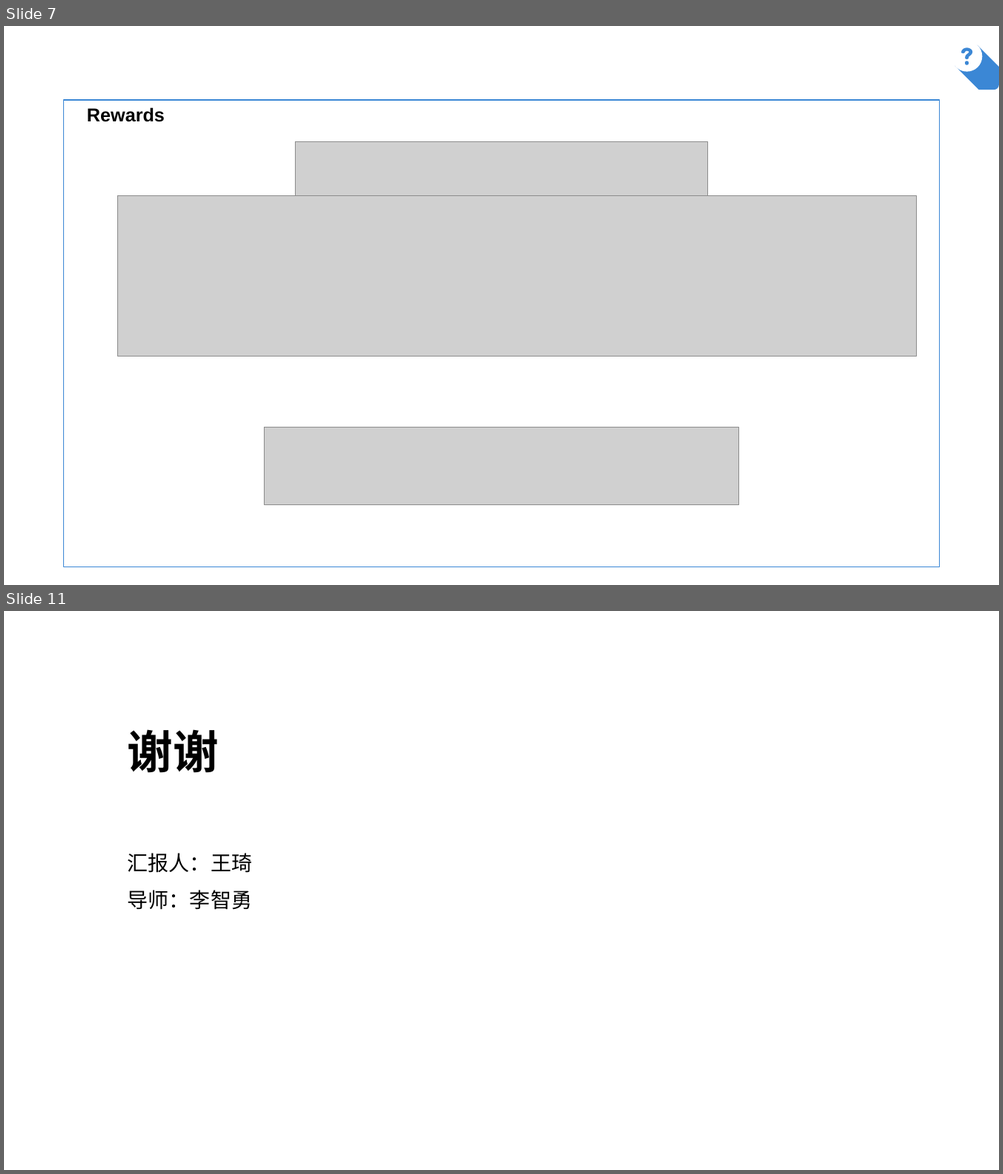
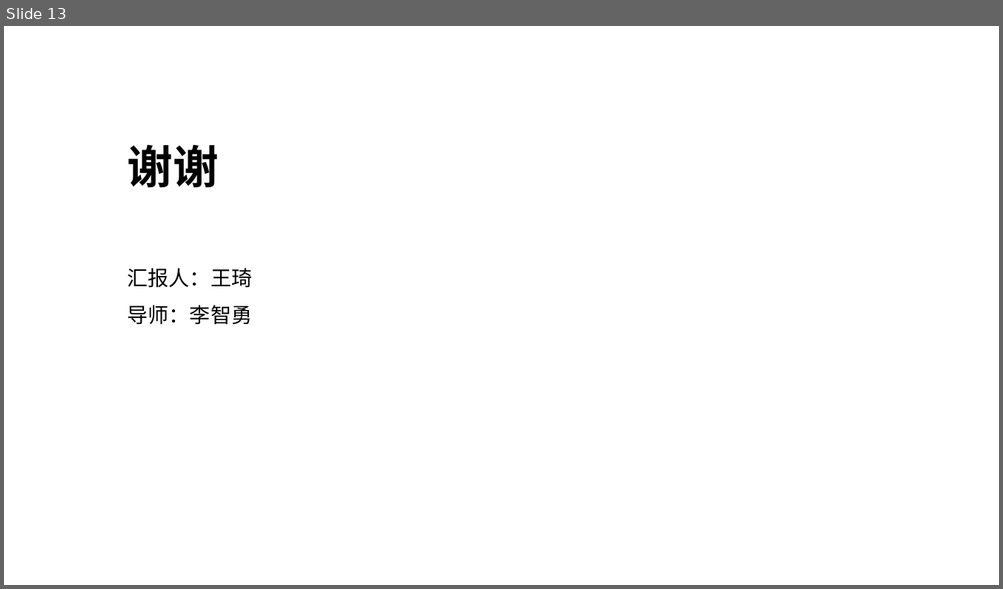
Before and after one commit to AlfredChiang/Mobile-Edge-Computing, a slide deck: Resource-Allocation-in-Vehicular-Cloud-Computing-Systems-With-Heterogeneous-Vehicles-and-Roadside-Units/2019-01-08.pptx. Shown one above the other, each under a label of ours: slides 7 and 11 before the commit, slide 13 after it; the slides between them are not shown. The pictures are 1003x1174 and 1003x589 pixels, drawn with LibreOffice and Linux fonts; fonts in the diff are those of the drawing; grey boxes stand for pictures; background and template pictures are left out. Boxes give left, top, right and bottom in pixels: in the first picture for what was removed or moved away, otherwise in the second. Text is boxed around its words. In the diff, an @@ line names an element or a change of style, - is before the commit and + after.

```diff
--- a/Resource-Allocation-in-Vehicular-Cloud-Computing-Systems-With-Heterogeneous-Vehicles-and-Roadside-Units/2019-01-08.pptx
+++ b/Resource-Allocation-in-Vehicular-Cloud-Computing-Systems-With-Heterogeneous-Vehicles-and-Roadside-Units/2019-01-08.pptx
@@ slide 7 removed at (4,26,999,585), background picture (left out) @@
@@ line removed from (930, 87) to (930, 35) @@
@@ freeform shape removed at (951,41,982,72) @@
@@ freeform shape removed at (956,45,999,90) @@
@@ parallelogram removed at (64,100,939,568) @@
@@ text removed at (87,107,165,122) @@
-Rewards
@@ picture removed at (296,141,708,219) @@
@@ picture removed at (117,196,916,357) @@
@@ picture removed at (264,428,738,506) @@
@@ what was slide 11 is now slide 13 @@
```
Also in this commit, not shown: 4 slides changed, 5 slides added, 2 other slides removed, 4 other files.
